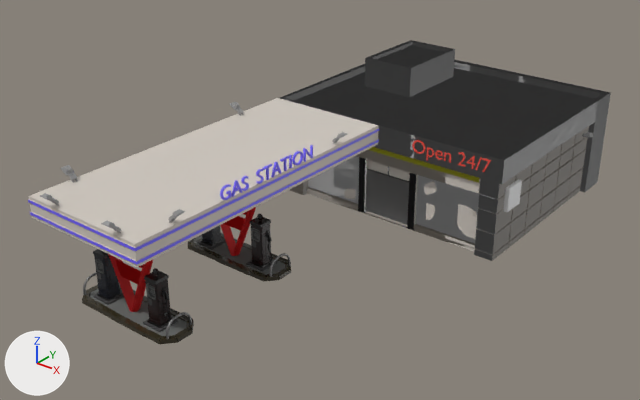
One commit to the Blender file GasStation.blend: the scene before it, then after it.
Both versions are drawn from a 50 mm camera at (27.1, -15.6, 24.0) aimed at (2.4, 15.4, 4.8). Every picture has the same lights, and +X, +Y and +Z are marked at lower left.
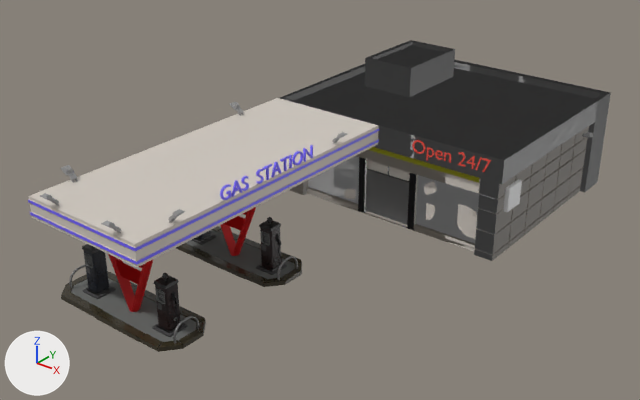
Pixel boxes [x1, y1, x2, y2] of what changed, in the pictures (640 x 400 px; the box of a moved part takes in the faces that stretch with it):
'Plane.007', reshaped: before [82, 113, 608, 344]; after [61, 113, 608, 352]
part 1 of me_plane_008, moved or reshaped: before [83, 272, 97, 296]; after [173, 316, 199, 343]
part 2 of me_plane_008, moved or reshaped (not visible before): after [69, 265, 86, 288]
part 3 of me_plane_008, deleted (black): before [82, 214, 291, 344]
part 4 of me_plane_008, built on: before [249, 253, 290, 281]; after [176, 217, 302, 287]
part 5 of me_plane_008, built on: before [89, 289, 192, 344]; after [61, 244, 206, 352]

The change, as a diff of the scene's bpy script:
```diff
--- a/GasStation.blend.py
+++ b/GasStation.blend.py
@@ me_plane_008 @@
 # used by ob_plane_007; location = (3.52, 24.6, 2.39); scale = (6.63, 5.53, 6.63)
-me_plane_008.from_pydata(...)  # 8020 vertices, 4278 faces, 6 loose edges; spans x -1.05..1.11, y -3.7..1.17, z 0.0..0.68
+me_plane_008.from_pydata(...)  # 8020 vertices, 4280 faces, 6 loose edges; spans x -1.13..1.11, y -3.77..1.17, z 0.0..0.68
+# me_plane_008 part 1: the loose piece of 156 vertices spanning x -0.91..-0.9, y -3.65..-3.39, z 0.0..0.16 is moved by (0.89, 0.0, 0.0)
+# me_plane_008 part 2: the loose piece of 156 vertices spanning x -0.91..-0.9, y -2.48..-2.22, z 0.0..0.16 is moved by (-0.15, -1.17, 0.0)
+# me_plane_008 part 3: 1235 loose pieces with 4705 vertices, spanning x -0.95..-0.04, y -3.7..-2.16, z 0.01..0.44, are deleted
+# me_plane_008 part 4: 19 vertices moved within x -0.24..-0.09, y -2.52..-2.29, z 0.04..0.37; 206 vertices removed from x -0.82..-0.08, y -2.53..-2.22, z 0.0..0.64; 2734 vertices added at x -1.13..0.04, y -2.6..-2.09, z 0.0..0.64
+# me_plane_008 part 5: 196 vertices removed from x -0.93..-0.06, y -3.7..-3.33, z 0.0..0.37; 2373 vertices added at x -1.13..0.04, y -3.77..-3.26, z 0.01..0.44
 me_plane_008.materials.append(mat_building)
```
